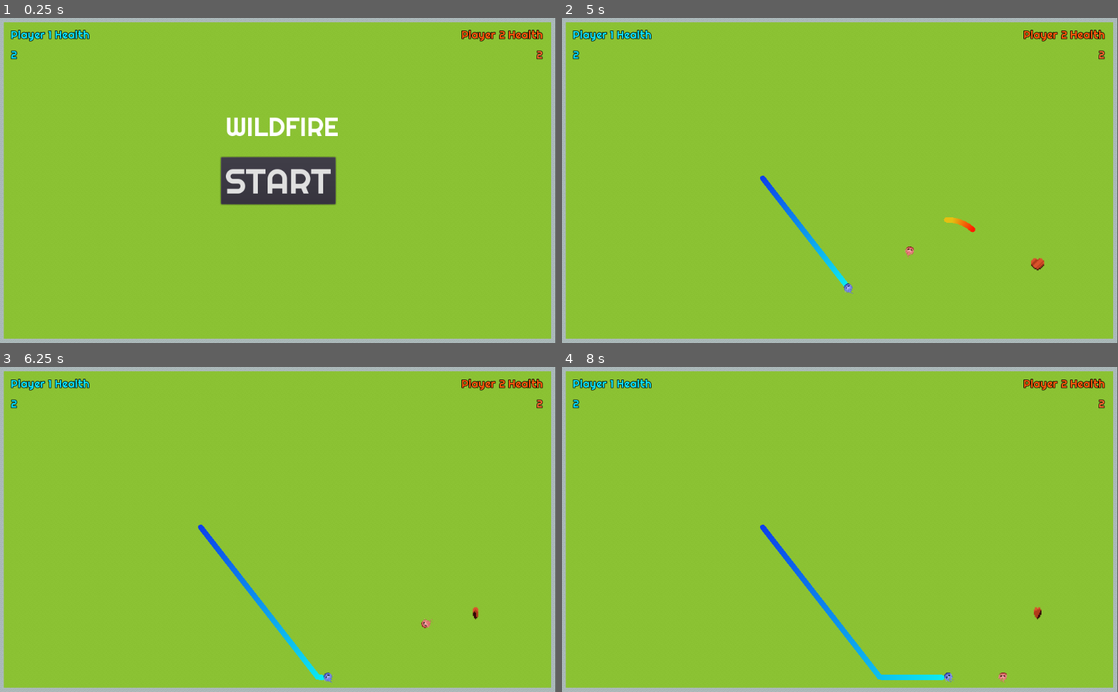
Above: before the commit, frames 1-4 (two rows, left to right).
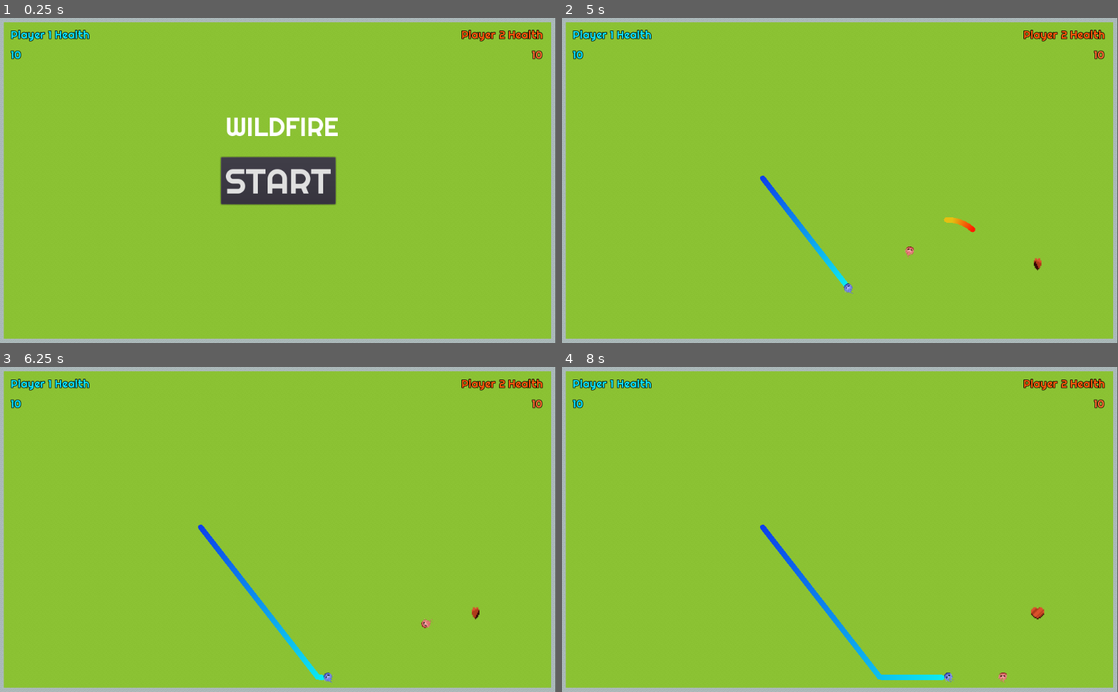
Above: after the commit, the same moments.

Repository: nrkroeker/wildfire
Game: Godot game, scene res://Main.tscn
Same seed, same stepped clock (60 frames per second), same inputs: the game is played once before the commit and once after it. Sound files missing from this copy of the repository are replaced by a short silence.
Inputs:
- Up to frame 1 (0.25 s): no input
- Up to frame 2 (5 s): click "START" at 0.5 s; tap Enter (ui_select) at 1.25, 1.35, 1.52, 1.82, 2.1, 2.27, 2.57, 2.85, 3.6, 3.77, 4.07, 4.35, 4.52, 4.82 s; hold Right (ui_right) 1.28-2.03 s; tap Space at 2 s; hold Down (ui_down) 2.03-2.78 s; hold Right (ui_right) 2.78-3.53 s; hold Up (ui_up) 3.53-4.28 s; hold Left (ui_left) from 4.28 s (still down)
- Up to frame 3 (6.25 s): tap Enter (ui_select) at 5.1, 5.27, 5.57, 5.85 s; release Left (ui_left) at 5.78 s; hold Down (ui_down) from 5.78 s (still down)
- Up to frame 4 (8 s): release Down (ui_down) at 6.53 s; hold Right (ui_right) 6.53-7.28 s; tap Enter (ui_select) at 6.6, 6.77, 7.07, 7.35, 7.52, 7.82 s; hold Up (ui_up) from 7.28 s (still down)

The runs differ from the first frame. In frame 1, less than 0.1% of the frame differs, in the area x 1-98%, y 10-13%; in frame 2, 0.1%; in frame 3, 0.1%; in frame 4, 0.2%, in the area x 1-98%, y 10-78%.

Commit message:
Fix heart pickup sound

Diff:
--- a/godot/Main.gd
+++ b/godot/Main.gd
@@ -56,7 +56,9 @@
 
 	$HUD.show_game_over(winner)
 
+	player_one.clear_trails()
 	player_one.stop_moving()
+	player_two.clear_trails()
 	player_two.stop_moving()
 
 func set_health_label(player, health):\
--- a/godot/sprites/Character/Character.gd
+++ b/godot/sprites/Character/Character.gd
@@ -32,7 +32,7 @@
 	}
 }
 
-var max_health = 2
+var max_health = 10
 export (int) var health = max_health
 
 var gradient = CHARACTER_TEXTURE[1]
@@ -44,11 +44,8 @@
 
 func start(new_position):
 	if current_trail:
-		current_trail.clear()
+		current_trail.set_inactive()
 		current_trail = null
-	for child in get_children():
-		if child.get_name() == 'Trail':
-			child.clear()
 	$Flame.start_moving(new_position)
 	if !current_trail:
 		add_trail()
@@ -63,7 +60,7 @@
 	if current_trail:
 		current_trail.set_inactive()
 	current_trail = trail_scene.instance()
-	# trails.append(current_trail)
+	trails.append(current_trail)
 
 	current_trail.set_gradient(gradient)
 	add_child(current_trail)
@@ -77,6 +74,7 @@
 
 func add_health():
 	set_health(health + 1)
+	$HeartPickupSound.play()
 
 func set_gradient_water():
 	gradient = water_gradient
@@ -88,6 +86,12 @@
 func stop_moving():
 	$Flame.stop_moving()
 
+func clear_trails():
+	for trail in trails:
+		trail.set_inactive()
+	trails = []
+	current_trail = null
+
 func extend_trail(position):
 	current_trail.lengthen(position)
 
--- a/godot/sprites/Character/Character.tscn
+++ b/godot/sprites/Character/Character.tscn
@@ -1,9 +1,10 @@
-[gd_scene load_steps=5 format=2]
+[gd_scene load_steps=6 format=2]
 
 [ext_resource path="res://sprites/Character/Character.gd" type="Script" id=1]
 [ext_resource path="res://sprites/Character/Flame.tscn" type="PackedScene" id=2]
 [ext_resource path="res://assets/audio/Damage.wav" type="AudioStream" id=3]
 [ext_resource path="res://assets/audio/Jump.wav" type="AudioStream" id=4]
+[ext_resource path="res://assets/audio/HeartPickup.wav" type="AudioStream" id=5]
 
 [node name="Character" type="Node2D"]
 script = ExtResource( 1 )
@@ -19,3 +20,6 @@
 
 [node name="JumpSound" type="AudioStreamPlayer2D" parent="."]
 stream = ExtResource( 4 )
+
+[node name="HeartPickupSound" type="AudioStreamPlayer2D" parent="."]
+stream = ExtResource( 5 )
--- a/godot/sprites/Item/Heart/Heart.gd
+++ b/godot/sprites/Item/Heart/Heart.gd
@@ -4,7 +4,6 @@
 
 func _on_body_entered(body):
 	if body.get_name() == 'Flame':
-		$HeartPickupSound.play()
 		body.get_parent().add_health()
 		item_spawner.remove_heart()
 		queue_free()
--- a/godot/sprites/Item/Heart/Heart.tscn
+++ b/godot/sprites/Item/Heart/Heart.tscn
@@ -1,11 +1,10 @@
-[gd_scene load_steps=9 format=2]
+[gd_scene load_steps=8 format=2]
 
 [ext_resource path="res://sprites/Item/Heart/Heart.gd" type="Script" id=1]
 [ext_resource path="res://assets/heart/heart_1.png" type="Texture" id=2]
 [ext_resource path="res://assets/heart/heart_2.png" type="Texture" id=3]
 [ext_resource path="res://assets/heart/heart_3.png" type="Texture" id=4]
 [ext_resource path="res://assets/heart/heart_4.png" type="Texture" id=5]
-[ext_resource path="res://assets/audio/HeartPickup.wav" type="AudioStream" id=6]
 
 [sub_resource type="SpriteFrames" id=1]
 animations = [ {
@@ -25,12 +24,9 @@
 [node name="AnimatedSprite" type="AnimatedSprite" parent="."]
 position = Vector2( 0, 2.66666 )
 frames = SubResource( 1 )
-frame = 2
+frame = 3
 playing = true
 
 [node name="CollisionShape2D" type="CollisionShape2D" parent="."]
 shape = SubResource( 2 )
-
-[node name="HeartPickupSound" type="AudioStreamPlayer2D" parent="."]
-stream = ExtResource( 6 )
 [connection signal="body_entered" from="." to="." method="_on_body_entered"]
